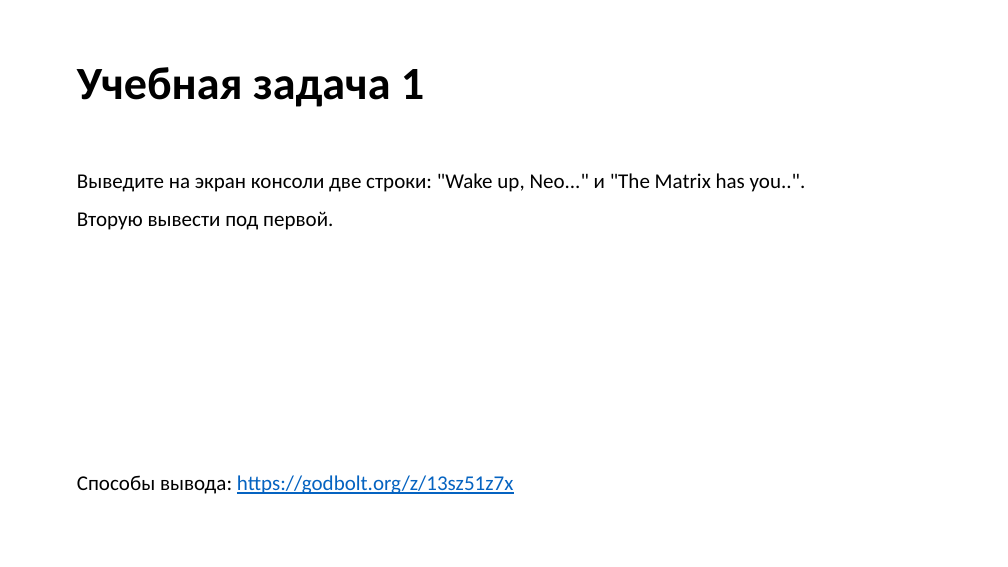
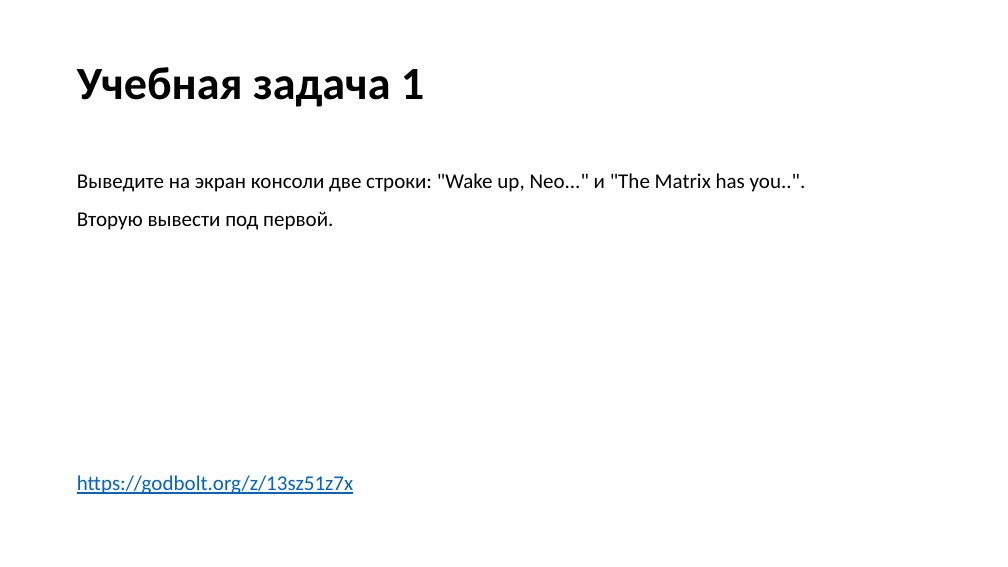
Before and after one commit to VladimirChabanov/alg_and_prog_2year, a slide deck: slide 18 of 01_lectures/lecture_01/presentation.pptx (slide 16 before the commit). Drawn at 1008x567 pixels with LibreOffice and Linux fonts; fonts in the diff are those of the drawing. Boxes give left, top, right and bottom in pixels: in the first picture for what was removed or moved away, otherwise in the second. Text is boxed around its words. In the diff, an @@ line names an element or a change of style, - is before the commit and + after.

```diff
--- a/01_lectures/lecture_01/presentation.pptx
+++ b/01_lectures/lecture_01/presentation.pptx
@@ text at (x1=77, y1=475, x2=353, y2=494): text changed @@
-Способы вывода: https://godbolt.org/z/13sz51z7x
+https://godbolt.org/z/13sz51z7x
```
Also in this commit, not shown: 5 other slides changed, 3 slides added.
